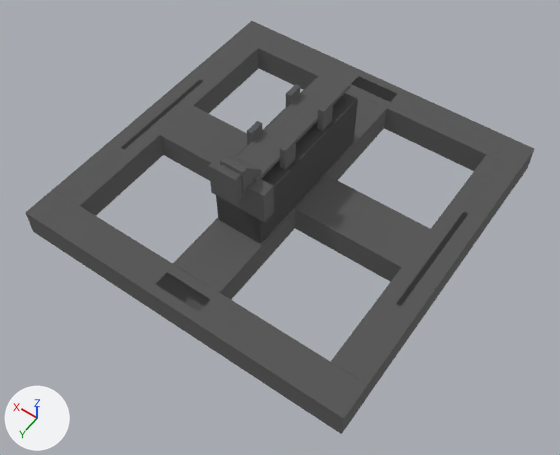
Two versions of the glTF model models/GLB/Pallet.glb, one commit apart.
Both versions are drawn from a camera (50 mm lens) standing at (-0.145, 0.21, 0.302) and looking at (-0.012, 0.024, 0.01). The axes (+X, +Y, +Z) are drawn at lower left. The lights are the same throughout.

Script lines for the objects in view, before the commit:
```python
me_mesh_0_004 = bpy.data.meshes.new('Mesh_0.004')
me_mesh_0_004.from_pydata(...)  # 16 vertices, 18 faces; spans x -0.09..0.09, y -0.09..0.09, z 0.0..0.015
me_mesh_0_004.materials.append(mat_basic_dark_grey_paint)  # dark grey #4a4a4a
me_mesh_0_011 = bpy.data.meshes.new('Mesh_0.011')
me_mesh_0_011.from_pydata(...)  # 59 vertices, 81 faces; spans x -0.0077..0.0077, y -0.035..0.047, z 0.045..0.062
me_mesh_0_011.materials.append(mat_basic_dark_grey_paint)  # dark grey #4a4a4a
ob_pallet_0011 = bpy.data.objects.new('Pallet_0011', me_mesh_0_004)
ob_pallet_0011.location = (0.0, 0.0, -0.0003)
ob_pallet_0011.scale = (0.15, 0.799, 1.0)
ob_pallet_0012 = bpy.data.objects.new('Pallet_0012', me_mesh_0_004)
ob_pallet_0012.location = (-0.0809, 0.0, -0.0003)
ob_pallet_0012.scale = (0.1, 0.799, 1.0)
ob_pallet_0013 = bpy.data.objects.new('Pallet_0013', me_mesh_0_004)
ob_pallet_0013.location = (0.0809, 0.0, -0.0003)
ob_pallet_0013.scale = (0.1, 0.799, 1.0)
ob_pallet_0014 = bpy.data.objects.new('Pallet_0014', me_mesh_0_004)
ob_pallet_0014.location = (0.0, 0.081, -0.0003)
ob_pallet_0014.scale = (1.0, 0.1, 1.0)
ob_pallet_0015 = bpy.data.objects.new('Pallet_0015', me_mesh_0_004)
ob_pallet_0015.location = (0.0, 0.0, -0.0003)
ob_pallet_0015.scale = (0.799, 0.15, 1.0)
ob_pallet_0016 = bpy.data.objects.new('Pallet_0016', me_mesh_0_004)
ob_pallet_0016.location = (0.0, -0.081, -0.0003)
ob_pallet_0016.scale = (1.0, 0.1, 1.0)
ob_pallet_008 = bpy.data.objects.new('Pallet_008', me_mesh_0_011)
ob_pallet_008.location = (0.0, -0.0048, -0.0003)
# also in view: 'Pallet_002' at (0.0, 0.0, 0.03); 'Pallet_009' at (0.0, 0.001, 0.042); 'Pallet_006' at (0.0, 0.042, 0.052)
```
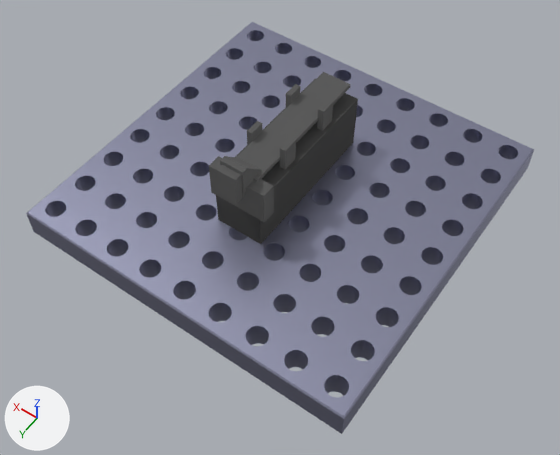
Commit message: pallet forato

Changed parts and their boxes [x1, y1, x2, y2] in the pictures (560 x 455 px):
'PiastraForata', added
    after: [26, 22, 534, 434]
'Pallet_0014', deleted
    before: [25, 189, 368, 434]
'Pallet_0012', deleted
    before: [331, 155, 519, 400]
'Pallet_0015', deleted
    before: [160, 106, 430, 282]
'Pallet_0016', deleted
    before: [233, 21, 534, 190]
'Pallet_0013', deleted
    before: [53, 37, 259, 216]
'Pallet_0011', deleted
    before: [173, 90, 387, 300]

Edits to the bpy script that builds the scene:
```text
Add mat_steel:
    mat_steel = principled_material('Steel')
    mat_steel.base_color = (0.358, 0.366, 0.505)  # grey #a1a3bc
    mat_steel.metallic = 1.0
    mat_steel.roughness = 0.423
Add me_piastraforata_001:
    me_piastraforata_001.from_pydata(...)  # 4062 vertices, 8444 faces; spans x -0.09..0.09, y -0.09..0.09, z 0.0..0.015
    me_piastraforata_001.materials.append(mat_steel)  # grey #a1a3bc
Remove ob_pallet_0011:
    ob_pallet_0011 = bpy.data.objects.new('Pallet_0011', me_mesh_0_004)
    ob_pallet_0011.location = (0.0, 0.0, -0.0003)
    ob_pallet_0011.scale = (0.15, 0.799, 1.0)
Remove ob_pallet_0012:
    ob_pallet_0012 = bpy.data.objects.new('Pallet_0012', me_mesh_0_004)
    ob_pallet_0012.location = (-0.0809, 0.0, -0.0003)
    ob_pallet_0012.scale = (0.1, 0.799, 1.0)
Remove ob_pallet_0013:
    ob_pallet_0013 = bpy.data.objects.new('Pallet_0013', me_mesh_0_004)
    ob_pallet_0013.location = (0.0809, 0.0, -0.0003)
    ob_pallet_0013.scale = (0.1, 0.799, 1.0)
Remove ob_pallet_0014:
    ob_pallet_0014 = bpy.data.objects.new('Pallet_0014', me_mesh_0_004)
    ob_pallet_0014.location = (0.0, 0.081, -0.0003)
    ob_pallet_0014.scale = (1.0, 0.1, 1.0)
Remove ob_pallet_0015:
    ob_pallet_0015 = bpy.data.objects.new('Pallet_0015', me_mesh_0_004)
    ob_pallet_0015.location = (0.0, 0.0, -0.0003)
    ob_pallet_0015.scale = (0.799, 0.15, 1.0)
Remove ob_pallet_0016:
    ob_pallet_0016 = bpy.data.objects.new('Pallet_0016', me_mesh_0_004)
    ob_pallet_0016.location = (0.0, -0.081, -0.0003)
    ob_pallet_0016.scale = (1.0, 0.1, 1.0)
Add ob_piastraforata:
    ob_piastraforata = bpy.data.objects.new('PiastraForata', me_piastraforata_001)
    ob_piastraforata.location = (0.0, -0.0003, 0.0)
```
